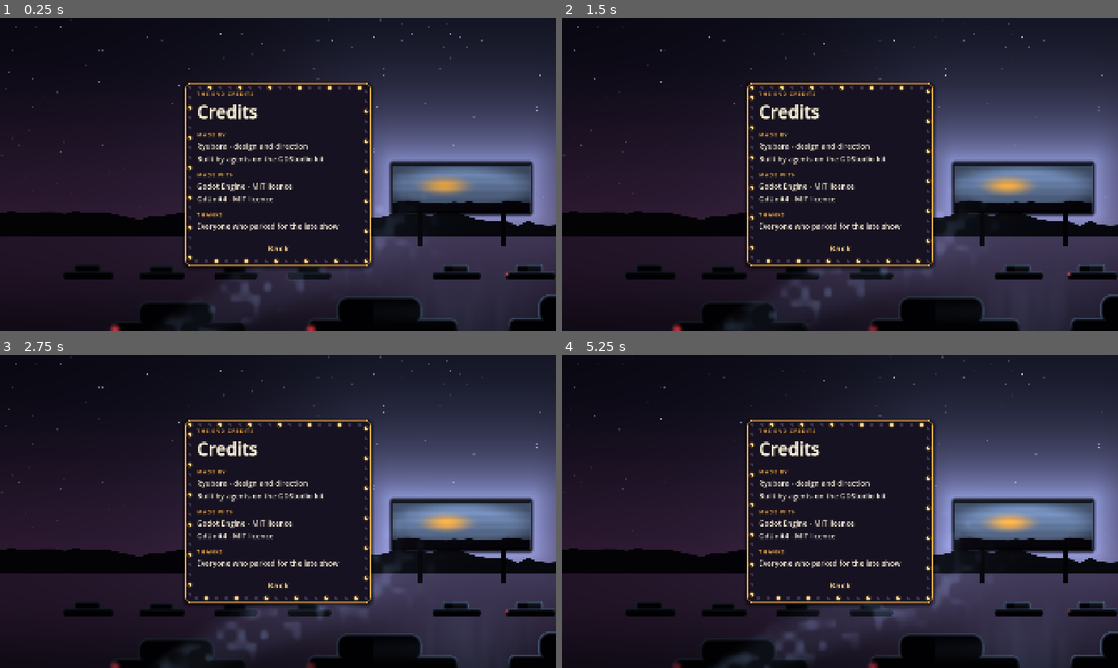
Above: before the commit, frames 1-4 (two rows, left to right).
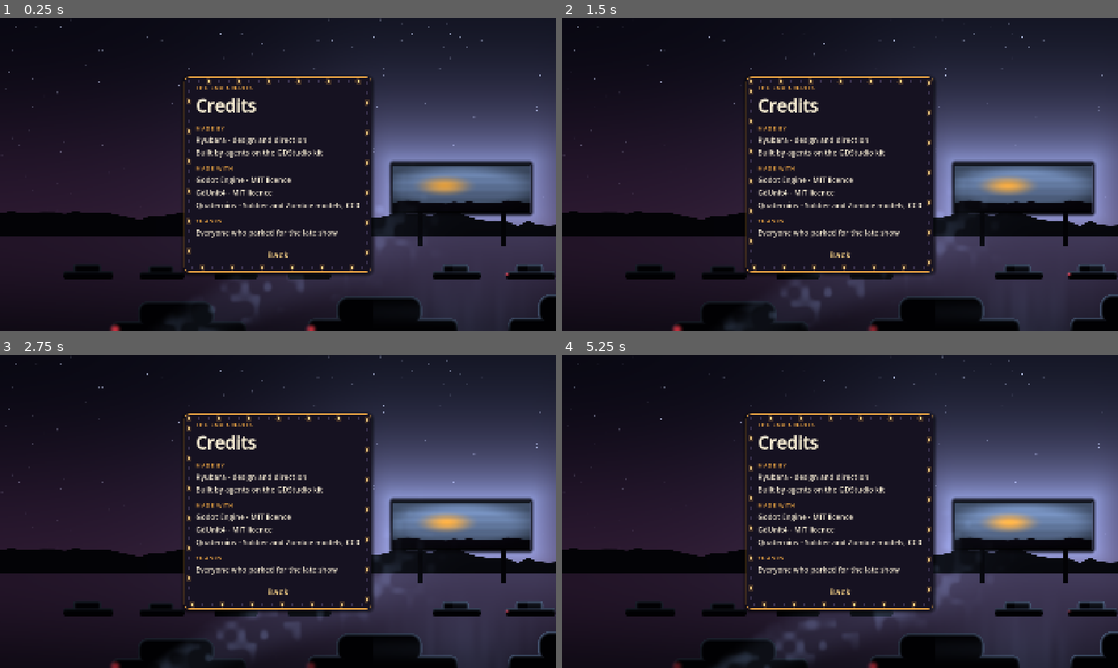
Above: after the commit, the same moments.

Repository: Ryubara/deadnight
Game: Godot game, scene res://ui/screens/credits_screen.tscn
The game is run twice, just before and just after one commit, with the same random seed, the same clock (stepped at 60 frames per second) and the same inputs. This scene is started directly instead of the project's main scene.
Inputs (mouse positions are in pixels of both pictures, inside the frame that each line leads up to):
- Up to frame 1 (0.25 s): no input
- Up to frame 2 (1.5 s): tap Enter (ui_accept) at 0.5 s; move the mouse to (962, 158) at 0.52 s; hold D (move_right) 0.53-1.25 s; right-click (962, 158) at 0.6 s; click (962, 158) at 0.67 s; tap Space (jump) at 0.77 s; drag from (728, 190) to (812, 237) at 1.27 s
- Up to frame 3 (2.75 s): move the mouse to (333, 442) at 2.02 s; hold D (move_right) from 2.03 s (still down); tap Shift (sprint) at 2.1 s
- Up to frame 4 (5.25 s): release D (move_right) at 2.75 s; drag from (812, 574) to (673, 464) at 2.77 s; move the mouse to (1006, 558) at 3.52 s; hold A (move_left) 3.53-4.25 s; right-click (1006, 558) at 3.6 s; tap Space (jump) at 3.77 s; drag from (673, 464) to (756, 433) at 4.27 s; move the mouse to (867, 511) at 5.02 s; hold S (move_back) from 5.03 s (still down); tap Shift (sprint) at 5.1 s; click (867, 511) at 5.17 s

The runs differ from the first frame. In frame 1, 6.2% of the frame differs, in the area x 32-68%, y 18-83%; in frame 2, 6.3%; in frame 3, 6.3%; in frame 4, 6.3%.

Commit message:
art: Add the boss zombie and its five clips
The Projectionist, built by tools/blender/build_boss.py on the kit
zombie's shared rig: a bigger build, a pale dust coat, a glowing arc
lamp in the belly (the weak spot, with a WeakSpot node on Torso) and a
film reel on the back. Boss_Walk, Boss_Attack, Boss_Roar, Boss_Stagger
and Boss_Death are authored from the kit clips, with clips.json events.
A headless check plays every clip, and a Movie Maker tour captures them.

Co-Authored-By: Claude Opus 5.5 <noreply@anthropic.com>

Diff:
--- /dev/null
+++ b/game/assets/characters/zombie_boss/boss.json
@@ -0,0 +1,34 @@
+{
+ "kit_tris": 7822,
+ "accessory_tris": 492,
+ "full_tris": 8314,
+ "tris": 8000,
+ "far_tris": 2999,
+ "height": 1.45,
+ "bones": 50,
+ "kit_clips": [
+  "Crawl",
+  "Death",
+  "HitReact",
+  "Idle",
+  "Idle_Attack",
+  "Jump",
+  "Jump_Idle",
+  "Jump_Land",
+  "No",
+  "Punch",
+  "Run",
+  "Run_Arms",
+  "Run_Attack",
+  "Walk",
+  "Wave",
+  "Yes"
+ ],
+ "boss_clips": [
+  "Boss_Walk",
+  "Boss_Attack",
+  "Boss_Roar",
+  "Boss_Stagger",
+  "Boss_Death"
+ ]
+}
--- /dev/null
+++ b/game/assets/characters/zombie_boss/clips.json
@@ -0,0 +1,55 @@
+{
+ "fps": 24,
+ "height": 1.45,
+ "weak_spot": {
+  "node": "WeakSpot",
+  "bone": "Torso"
+ },
+ "clips": {
+  "Boss_Walk": {
+   "loop": true,
+   "frames": 40,
+   "seconds": 1.667,
+   "events": {}
+  },
+  "Boss_Attack": {
+   "loop": false,
+   "frames": 60,
+   "seconds": 2.5,
+   "events": {
+    "windup": 0,
+    "telegraph": 22,
+    "hit": 32,
+    "recover": 44,
+    "end": 60
+   }
+  },
+  "Boss_Roar": {
+   "loop": false,
+   "frames": 66,
+   "seconds": 2.75,
+   "events": {
+    "roar": 22,
+    "end": 66
+   }
+  },
+  "Boss_Stagger": {
+   "loop": false,
+   "frames": 34,
+   "seconds": 1.417,
+   "events": {
+    "hit": 0,
+    "end": 34
+   }
+  },
+  "Boss_Death": {
+   "loop": false,
+   "frames": 52,
+   "seconds": 2.167,
+   "events": {
+    "fall": 20,
+    "end": 52
+   }
+  }
+ }
+}
--- /dev/null
+++ b/game/tests/art/check_zombie_boss.gd
@@ -0,0 +1,180 @@
+## Headless check of the boss zombie (Deadnight #98): the file holds the shared 50-bone skeleton,
+## both levels of detail, the lit weak spot and every clip in clips.json with its length; every
+## boss clip moves the bones it should, and the moments the behaviour code times on hold: the
+## attack's hands are overhead at `telegraph` and down at `hit`, the stagger folds the chest, the
+## death ends on the ground; and the zombie behaviour's `ZombieRig` drives it unchanged.
+## Build the .glb first (tools/blender/build_boss.py).
+##
+##     godot --headless --path game -s res://tests/art/check_zombie_boss.gd
+## Prints CLIP:/POSE:/RESULT: lines and exits 1 on any failure.
+extends SceneTree
+
+const GLB := "res://assets/characters/zombie_boss/zombie_boss.glb"
+const SPEC := "res://assets/characters/zombie_boss/clips.json"
+const KIT_CLIPS := ["Idle", "Walk", "Run", "Punch", "HitReact", "Death"]
+## Bones every boss clip must turn by at least MIN_TURN degrees somewhere in the clip.
+const MOVERS := {
+	"Boss_Walk": ["UpperLeg.L", "UpperLeg.R", "Torso"],
+	"Boss_Attack": ["UpperArm.L", "UpperArm.R", "Torso", "Abdomen"],
+	"Boss_Roar": ["UpperArm.L", "UpperArm.R", "Head", "Torso"],
+	"Boss_Stagger": ["Torso", "Abdomen", "LowerArm.L"],
+	"Boss_Death": ["Torso", "UpperLeg.L", "Body"],
+}
+const MIN_TURN := 10.0
+
+var fails := 0
+var sk: Skeleton3D
+var player: AnimationPlayer
+
+
+func _init() -> void:
+	_run.call_deferred()
+
+
+func _fail(msg: String) -> void:
+	printerr(msg)
+	fails += 1
+
+
+func _run() -> void:
+	var spec: Dictionary = JSON.parse_string(FileAccess.get_file_as_string(SPEC))
+	var boss: Node3D = (load(GLB) as PackedScene).instantiate()
+	root.add_child(boss)
+	player = boss.find_child("AnimationPlayer", true, false)
+	sk = boss.find_child("Skeleton3D", true, false)
+	_check_file(boss, spec)
+	for clip: String in spec.clips:
+		_check_motion(clip, spec.clips[clip])
+	_check_moments(spec.clips)
+	_check_shared_rig()
+	print("RESULT: ", "ok" if fails == 0 else "%d failures" % fails)
+	quit(1 if fails else 0)
+
+
+func _check_file(boss: Node3D, spec: Dictionary) -> void:
+	if sk.get_bone_count() != 50:
+		_fail("bones %d != 50 (the kit zombie's skeleton)" % sk.get_bone_count())
+	for mesh_name in ["Zombie_Mesh", "Zombie_Far"]:
+		var mesh := boss.find_child(mesh_name, true, false) as MeshInstance3D
+		if mesh == null:
+			_fail("missing mesh " + mesh_name)
+			continue
+		var tris := 0
+		for s in mesh.mesh.get_surface_count():
+			tris += mesh.mesh.surface_get_array_index_len(s) / 3
+		var mat := mesh.get_active_material(0) as StandardMaterial3D
+		var lit := mat != null and mat.emission_enabled and mat.emission_texture != null
+		print(
+			(
+				"MESH: %s %d tris, %d surface(s), emission %s"
+				% [mesh_name, tris, mesh.mesh.get_surface_count(), lit]
+			)
+		)
+		if not lit:
+			_fail(mesh_name + " has no emission map: the weak spot would not glow")
+	var weak := boss.find_child("WeakSpot", true, false) as Node3D
+	var attach := weak.get_parent() as BoneAttachment3D if weak else null
+	print("WEAKSPOT: ", weak != null, " on ", attach.bone_name if attach else "-")
+	if attach == null or attach.bone_name != spec.weak_spot.bone:
+		_fail("WeakSpot is not on the %s bone" % spec.weak_spot.bone)
+	var scale := (sk.get_parent() as Node3D).scale.x
+	if absf(scale - float(spec.height)) > 0.01:
+		_fail("armature scale %.2f != height %.2f" % [scale, spec.height])
+	for clip: String in KIT_CLIPS + Array(spec.clips.keys()):
+		if not player.has_animation(clip):
+			_fail("missing clip " + clip)
+	for clip: String in spec.clips:
+		var a := player.get_animation(clip)
+		if a and absf(a.length - float(spec.clips[clip].seconds)) > 0.05:
+			_fail("length %s %.3f != %.3f" % [clip, a.length, spec.clips[clip].seconds])
+
+
+func _pose_at(clip: String, t: float) -> void:
+	player.play(clip)
+	player.seek(t, true)
+
+
+func _check_motion(clip: String, info: Dictionary) -> void:
+	var length := float(info.seconds)
+	var turns := {}
+	for bone: String in MOVERS[clip]:
+		var b := sk.find_bone(bone)
+		_pose_at(clip, 0.0)
+		var first := sk.get_bone_pose_rotation(b)
+		var most := 0.0
+		for i in 13:
+			_pose_at(clip, length * i / 12.0)
+			most = maxf(most, rad_to_deg(first.angle_to(sk.get_bone_pose_rotation(b))))
+		turns[bone] = most
+		if most < MIN_TURN:
+			_fail("%s: %s turns only %.1f deg" % [clip, bone, most])
+	var parts := PackedStringArray()
+	for bone: String in turns:
+		parts.append("%s %.0f" % [bone, turns[bone]])
+	print("CLIP: %s %.2f s, max turn: %s" % [clip, length, ", ".join(parts)])
+
+
+## Height of a bone above the skeleton origin, in the skeleton's up axis (Z: the armature node
+## turns it).
+func _height(bone: String) -> float:
+	return sk.get_bone_global_pose(sk.find_bone(bone)).origin.z
+
+
+func _hands() -> float:
+	return minf(_height("Index1.L"), _height("Index1.R"))
+
+
+func _check_moments(clips: Dictionary) -> void:
+	var fps := 24.0
+	_pose_at("Idle", 0.0)
+	var idle_head := _height("Head")
+	var idle_hands := _hands()
+	var atk: Dictionary = clips.Boss_Attack.events
+	_pose_at("Boss_Attack", atk.telegraph / fps)
+	var up_hands := _hands()
+	var up_head := _height("Head")
+	_pose_at("Boss_Attack", atk.hit / fps)
+	var hit_hands := _hands()
+	print(
+		(
+			"POSE: attack hands: idle %.2f, telegraph %.2f (head %.2f), hit %.2f"
+			% [idle_hands, up_hands, up_head, hit_hands]
+		)
+	)
+	if up_hands <= up_head:
+		_fail("the attack's wind-up does not lift both hands above the head")
+	if hit_hands >= idle_hands:
+		_fail("the attack's hit does not bring the hands down")
+	_pose_at("Boss_Stagger", 12 / fps)
+	var fold := _height("Head")
+	print("POSE: stagger head %.2f (idle %.2f)" % [fold, idle_head])
+	if fold >= idle_head - 0.02:
+		_fail("the stagger does not fold the body over the weak spot")
+	_pose_at("Boss_Death", float(clips.Boss_Death.seconds))
+	var dead := _height("Head")
+	print("POSE: death head %.2f (idle %.2f)" % [dead, idle_head])
+	if dead > idle_head * 0.45:
+		_fail("the death does not end on the ground")
+
+
+## The behaviour code's rig (shared library, state machine) on the boss: the walk moves its legs.
+func _check_shared_rig() -> void:
+	var boss: Node3D = (load(GLB) as PackedScene).instantiate()
+	root.add_child(boss)
+	var tree := ZombieRig.attach(boss)
+	tree.set(ZombieRig.BLEND_PARAMETER, ZombieRig.WALK_AT)
+	var playback: AnimationNodeStateMachinePlayback = tree.get(ZombieRig.PLAYBACK_PARAMETER)
+	playback.start(ZombieRig.STATE_MOVE)
+	var skel: Skeleton3D = boss.find_child("Skeleton3D", true, false)
+	var leg := skel.find_bone("UpperLeg.L")
+	tree.advance(0.0)
+	var start := skel.get_bone_pose_rotation(leg)
+	var most := 0.0
+	for i in 8:
+		tree.advance(0.1)
+		most = maxf(most, rad_to_deg(start.angle_to(skel.get_bone_pose_rotation(leg))))
+	print("RIG: ZombieRig walk on the boss turns UpperLeg.L %.0f deg" % most)
+	if most < MIN_TURN:
+		_fail("ZombieRig's walk does not move the boss's legs")
+	ZombieRig.release()
+	boss.queue_free()
--- /dev/null
+++ b/game/tests/captures/boss_tour.gd
@@ -0,0 +1,91 @@
+extends Node3D
+## Scripted capture of the boss zombie in Godot (Deadnight #98): the boss at game scale (x1.3)
+## beside the Soldier (x0.8) on a dark lot, playing its five clips in order, then once more far
+## away at 25 m with the lights low, so the lamp in its chest can be judged at night. Run with
+## Movie Maker, an absolute path (the frame count is how long it runs):
+##
+##     godot --path game res://tests/captures/boss_tour.tscn --write-movie <abs>/boss.png \
+##         --fixed-fps 10 --quit-after 150
+## Prints CLIP <name> <frame> at each start, so frames can be matched to clips.
+
+const BOSS := "res://assets/characters/zombie_boss/zombie_boss.glb"
+const SOLDIER := "res://assets/characters/soldier/soldier.glb"
+const CLIPS := ["Boss_Roar", "Boss_Walk", "Boss_Attack", "Boss_Stagger", "Boss_Death"]
+
+var _frame := 0
+
+
+func _ready() -> void:
+	var env := WorldEnvironment.new()
+	env.environment = Environment.new()
+	env.environment.background_mode = Environment.BG_COLOR
+	env.environment.background_color = Color(0.02, 0.025, 0.04)
+	env.environment.ambient_light_source = Environment.AMBIENT_SOURCE_COLOR
+	env.environment.ambient_light_color = Color(0.35, 0.4, 0.55)
+	env.environment.ambient_light_energy = 0.35
+	env.environment.glow_enabled = true
+	add_child(env)
+	var moon := DirectionalLight3D.new()
+	moon.light_color = Color(0.7, 0.78, 1.0)
+	moon.light_energy = 0.35
+	moon.rotation_degrees = Vector3(-50, 30, 0)
+	add_child(moon)
+	var ground := MeshInstance3D.new()
+	var plane := PlaneMesh.new()
+	plane.size = Vector2(80, 80)
+	ground.mesh = plane
+	var asphalt := StandardMaterial3D.new()
+	asphalt.albedo_color = Color(0.08, 0.08, 0.09)
+	ground.material_override = asphalt
+	add_child(ground)
+	var soldier: Node3D = (load(SOLDIER) as PackedScene).instantiate()
+	soldier.scale = Vector3.ONE * 0.8
+	soldier.position = Vector3(-1.8, 0, 0)
+	add_child(soldier)
+	var sp: AnimationPlayer = soldier.find_child("AnimationPlayer", true, false)
+	for clip in sp.get_animation_list():  # the kit file names them CharacterArmature|Idle
+		if clip.ends_with("Idle"):
+			sp.play(clip)
+	var boss := _boss(Vector3(0.6, 0, 0))
+	var far := _boss(Vector3(4.0, 0, -24.0))
+	far.find_child("AnimationPlayer", true, false).play("Boss_Walk")
+	var cam := Camera3D.new()
+	cam.position = Vector3(-0.9, 1.7, 4.6)
+	cam.fov = 50
+	add_child(cam)
+	cam.look_at(Vector3(-0.4, 1.25, 0.0))
+	var bp: AnimationPlayer = boss.find_child("AnimationPlayer", true, false)
+	for clip: String in CLIPS:
+		print("CLIP ", clip, " ", _frame)
+		bp.play(clip)
+		if clip == "Boss_Walk":
+			await _wait(3.3)  # a loop never finishes: two strides
+		else:
+			await bp.animation_finished
+	print("CLIP night ", _frame)
+	moon.light_energy = 0.05
+	env.environment.ambient_light_energy = 0.08
+	cam.look_at(far.position + Vector3(0, 1.5, 0))
+	cam.fov = 35
+
+
+func _boss(at: Vector3) -> Node3D:
+	var boss: Node3D = (load(BOSS) as PackedScene).instantiate()
+	boss.scale = Vector3.ONE * 1.3
+	boss.position = at
+	boss.rotation_degrees.y = -15
+	add_child(boss)
+	# The far mesh is for the game's visibility ranges; the capture shows the gameplay mesh.
+	boss.find_child("Zombie_Far", true, false).visible = false
+	# The import does not loop clips; the behaviour code loops Boss_Walk (clips.json says so).
+	var player: AnimationPlayer = boss.find_child("AnimationPlayer", true, false)
+	player.get_animation("Boss_Walk").loop_mode = Animation.LOOP_LINEAR
+	return boss
+
+
+func _wait(seconds: float) -> Signal:
+	return get_tree().create_timer(seconds).timeout
+
+
+func _process(_delta: float) -> void:
+	_frame += 1
--- /dev/null
+++ b/game/tests/captures/boss_tour.tscn
@@ -0,0 +1,6 @@
+[gd_scene format=3]
+
+[ext_resource type="Script" path="res://tests/captures/boss_tour.gd" id="1"]
+
+[node name="BossTour" type="Node3D"]
+script = ExtResource("1")
--- a/game/ui/credits.tres
+++ b/game/ui/credits.tres
@@ -4,4 +4,4 @@
 
 [resource]
 script = ExtResource("1")
-lines = PackedStringArray("# Made by", "Ryubara - design and direction", "Built by agents on the GDStudio kit", "# Made with", "Godot Engine - MIT licence", "GdUnit4 - MIT licence", "# Thanks", "Everyone who parked for the late show")
+lines = PackedStringArray("# Made by", "Ryubara - design and direction", "Built by agents on the GDStudio kit", "# Made with", "Godot Engine - MIT licence", "GdUnit4 - MIT licence", "Quaternius - Soldier and Zombie models, CC0", "# Thanks", "Everyone who parked for the late show")
Not shown, added: game/assets/characters/zombie_boss/zombie_boss.glb
Not shown, added: game/assets/characters/zombie_boss/zombie_boss.glb.import
Binary file added: game/assets/characters/zombie_boss/zombie_boss_zombie_boss_atlas.png
Not shown, added: game/assets/characters/zombie_boss/zombie_boss_zombie_boss_atlas.png.import
Binary file added: game/assets/characters/zombie_boss/zombie_boss_zombie_boss_emission.png
Not shown, added: game/assets/characters/zombie_boss/zombie_boss_zombie_boss_emission.png.import
Not shown, added: game/tests/art/check_zombie_boss.gd.uid
Not shown, added: game/tests/captures/boss_tour.gd.uid
Not shown, changed: docs/design/zombies.md
Not shown, added: game/assets/characters/zombie_boss/LICENSE.md
